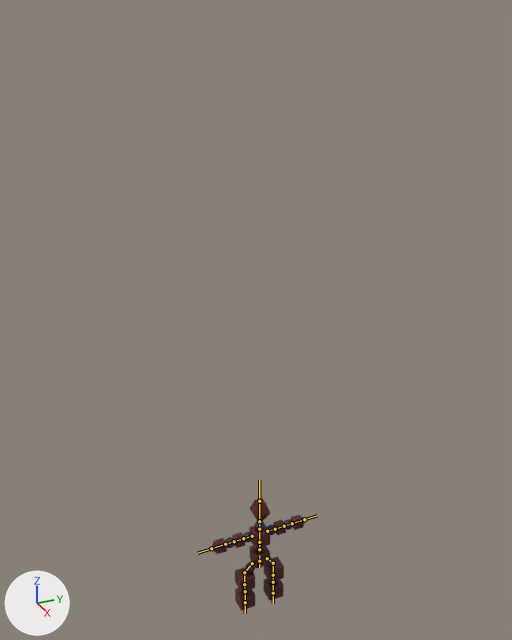
Before and after pictures for a commit that changed the FBX model Assets/Meshes/alakajam13th_robot.fbx.
Both versions are drawn from a 50 mm lens placed at (62.5, -28.6, 70.9), pointed at (-2.7, 0.7, 38.3). Lighting does not change. The marker at lower left points along +X, +Y and +Z. The bones that bend it are drawn over the model as lines.

The first picture shows 'Robot'.
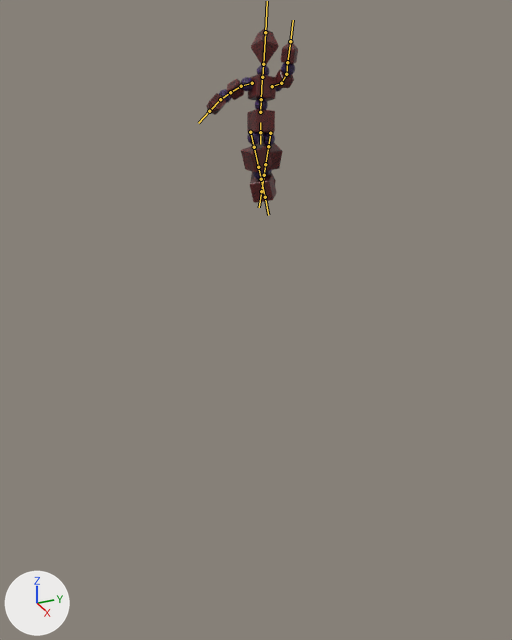
The newer file adds an action. The first version stands in its rest pose; the second is drawn at frame 1501 of the action 'Robot_Armature|Grab_Ascend'.

Where the change shows, as pixel boxes [x1, y1, x2, y2] in the pictures (512 x 640 px):
'Robot', posed (54% taller)
    before: [211, 498, 305, 611]
    after: [206, 29, 298, 203]
bone 'Hip', root to tip
    before: (259, 561) to (259, 555)
    after: (260, 132) to (260, 122)
bone 'HipToHeart', root to tip
    before: (259, 549) to (259, 542)
    after: (260, 112) to (261, 99)
bone 'Heart', root to tip
    before: (259, 542) to (259, 530)
    after: (261, 99) to (262, 79)
bone 'HeartToHead', root to tip
    before: (259, 529) to (259, 521)
    after: (262, 77) to (263, 64)
bone 'Head', root to tip
    before: (259, 521) to (259, 501)
    after: (263, 64) to (265, 32)
bone 'ArmL1', root to tip
    before: (252, 536) to (243, 538)
    after: (252, 83) to (241, 86)
bone 'ArmL2', root to tip
    before: (243, 538) to (234, 541)
    after: (241, 86) to (230, 92)
bone 'ArmL3', root to tip
    before: (234, 541) to (225, 544)
    after: (230, 92) to (220, 99)
bone 'ArmL4', root to tip
    before: (225, 544) to (211, 548)
    after: (220, 99) to (209, 111)
bone 'ArmR1', root to tip
    before: (267, 531) to (275, 529)
    after: (272, 86) to (281, 83)
bone 'ArmR2', root to tip
    before: (275, 529) to (284, 526)
    after: (281, 83) to (286, 74)
bone 'ArmR3', root to tip
    before: (284, 526) to (292, 523)
    after: (286, 74) to (287, 62)
bone 'ArmR4', root to tip
    before: (292, 523) to (304, 519)
    after: (287, 62) to (290, 41)
bone 'LegR1', root to tip
    before: (267, 558) to (273, 563)
    after: (270, 133) to (268, 146)
bone 'LegR2', root to tip
    before: (273, 563) to (273, 575)
    after: (268, 146) to (265, 164)
bone 'LegR3', root to tip
    before: (273, 575) to (273, 582)
    after: (265, 164) to (264, 175)
bone 'LegR4', root to tip
    before: (273, 582) to (273, 593)
    after: (264, 175) to (261, 191)
bone 'LegL1', root to tip
    before: (252, 563) to (244, 572)
    after: (250, 132) to (254, 147)
bone 'LegL2', root to tip
    before: (244, 572) to (244, 584)
    after: (254, 147) to (258, 167)
bone 'LegL3', root to tip
    before: (244, 584) to (245, 591)
    after: (258, 167) to (261, 179)
bone 'LegL4', root to tip
    before: (245, 591) to (245, 602)
    after: (261, 179) to (265, 197)

The edits, one by one:
Bone 'Hip' (bone_hip) moves from (0.0, 0.0, 0.0) to (0.0, 52.87, 0.0).
Bone 'Hip' (bone_hip) turns from (0, 0, 0) to (-7, 1, 14) degrees about its own x, y and z.
Bone 'HipToHeart' (bone_hiptoheart) turns from (0, 0, 0) to (-2, 1, 2) degrees about its own x, y and z.
Bone 'Heart' (bone_heart) turns from (0, 0, 0) to (-1, 1, -1) degrees about its own x, y and z.
Bone 'HeartToHead' (bone_hearttohead) turns from (0, 0, 0) to (2, 1, -9) degrees about its own x, y and z.
Bone 'Head' (bone_head) turns from (0, 0, 0) to (7, -173, 19) degrees about its own x, y and z.
Bone 'ArmL1' (bone_arml1) turns from (0, 0, 0) to (15, 36, 55) degrees about its own x, y and z.
Bone 'ArmL2' (bone_arml2) turns from (0, 0, 0) to (7, 4, 14) degrees about its own x, y and z.
Bone 'ArmL3' (bone_arml3) turns from (0, 0, 0) to (25, 0, -8) degrees about its own x, y and z.
Bone 'ArmL4' (bone_arml4) turns from (0, 0, 0) to (45, -43, -40) degrees about its own x, y and z.
Bone 'ArmR1' (bone_armr1) turns from (0, 0, 0) to (23, -47, -74) degrees about its own x, y and z.
Bone 'ArmR2' (bone_armr2) turns from (0, 0, 0) to (-21, -49, -19) degrees about its own x, y and z.
Bone 'ArmR3' (bone_armr3) turns from (0, 0, 0) to (-10, -31, -18) degrees about its own x, y and z.
Bone 'ArmR4' (bone_armr4) turns from (0, 0, 0) to (-1, -9, -20) degrees about its own x, y and z.
Bone 'LegR1' (bone_legr1) turns from (0, 0, 0) to (-26, 5, 34) degrees about its own x, y and z.
Bone 'LegR2' (bone_legr2) turns from (0, 0, 0) to (37, 7, 6) degrees about its own x, y and z.
Bone 'LegR3' (bone_legr3) turns from (0, 0, 0) to (1, 2, 0) degrees about its own x, y and z.
Bone 'LegR4' (bone_legr4) turns from (0, 0, 0) to (0, -169, 0) degrees about its own x, y and z.
Bone 'LegL1' (bone_legl1) turns from (0, 0, 0) to (59, -5, 16) degrees about its own x, y and z.
Bone 'LegL2' (bone_legl2) turns from (0, 0, 0) to (-41, -11, 10) degrees about its own x, y and z.
Bone 'LegL3' (bone_legl3) turns from (0, 0, 0) to (-1, -12, 0) degrees about its own x, y and z.
Bone 'LegL4' (bone_legl4) turns from (0, 0, 0) to (1, -34, -1) degrees about its own x, y and z.
